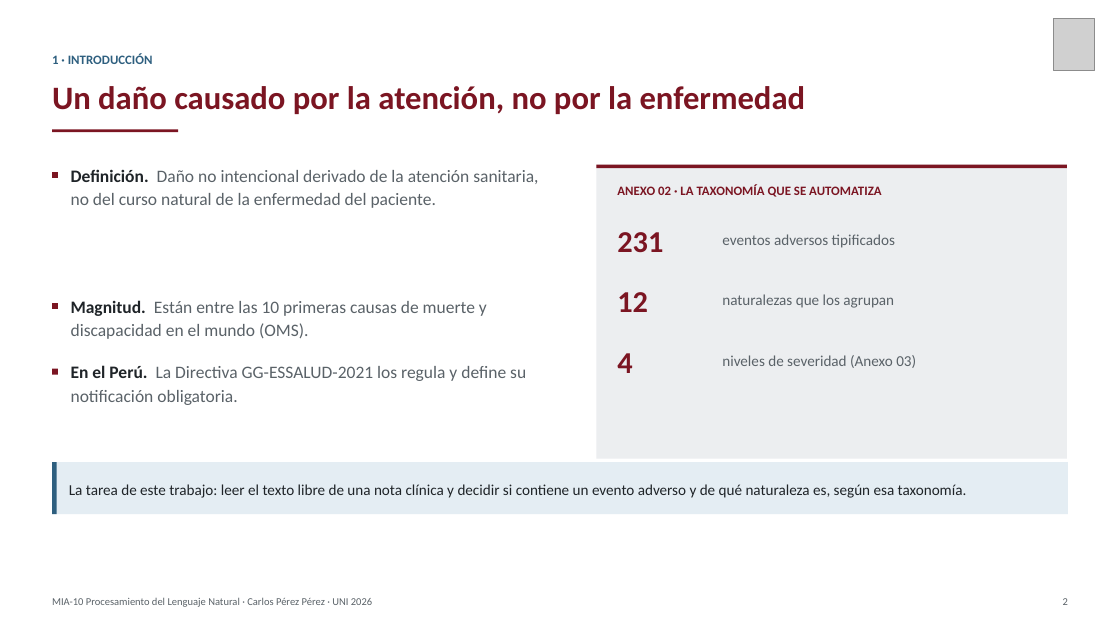
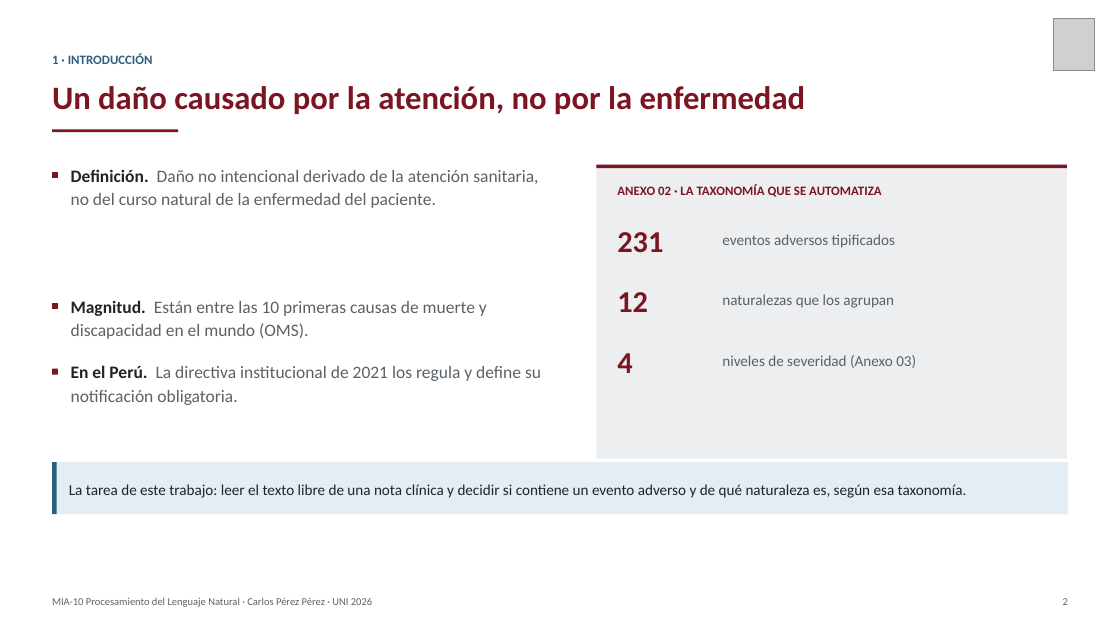
Before and after one commit to carlosperez100/PLN_SP, a slide deck: slide 3 of presentacion/Presentacion_Trabajo_Final_PLN_CarlosPerez.pptx. Drawn at 1120x630 pixels with LibreOffice and Linux fonts; fonts in the diff are those of the drawing; grey boxes stand for pictures. Boxes give left, top, right and bottom in pixels: in the first picture for what was removed or moved away, otherwise in the second. Text is boxed around its words. In the diff, an @@ line names an element or a change of style, - is before the commit and + after.

Commit message:
Presentacion con la institucion anonimizada (referencia reservada), igual que el articulo

```diff
--- a/presentacion/Presentacion_Trabajo_Final_PLN_CarlosPerez.pptx
+++ b/presentacion/Presentacion_Trabajo_Final_PLN_CarlosPerez.pptx
@@ text at bbox=[71, 365, 541, 405]: text changed @@
-En el Perú. La Directiva GG-ESSALUD-2021 los regula y define su notificación obligatoria.
+En el Perú. La directiva institucional de 2021 los regula y define su notificación obligatoria.
```
Also in this commit, not shown: 4 other slides changed, 2 other files.
